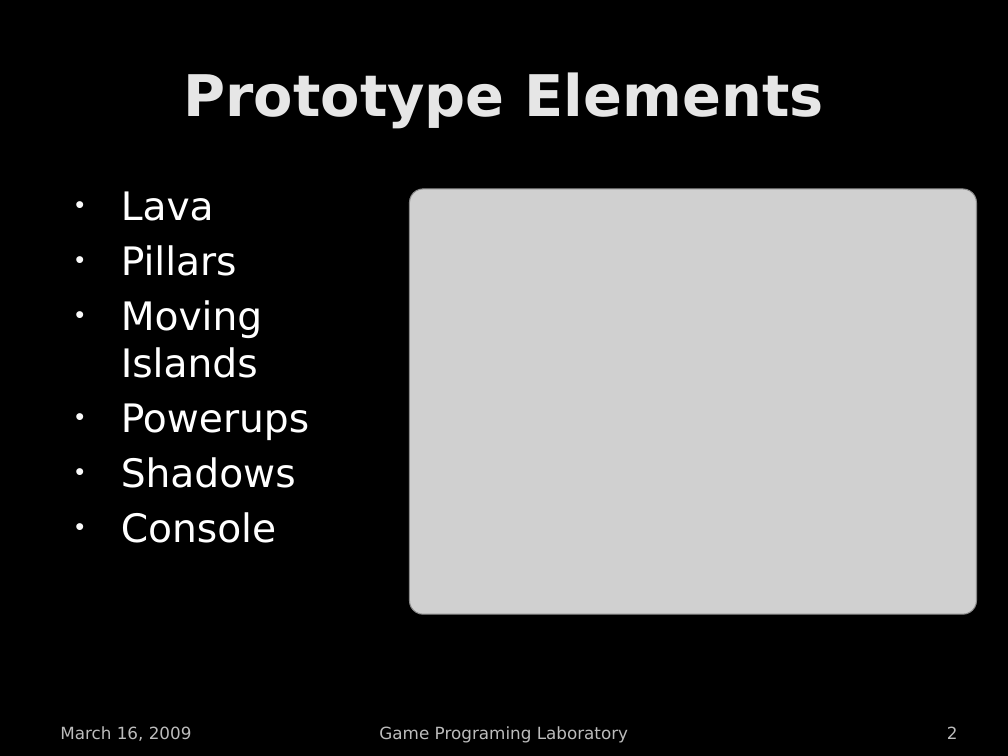
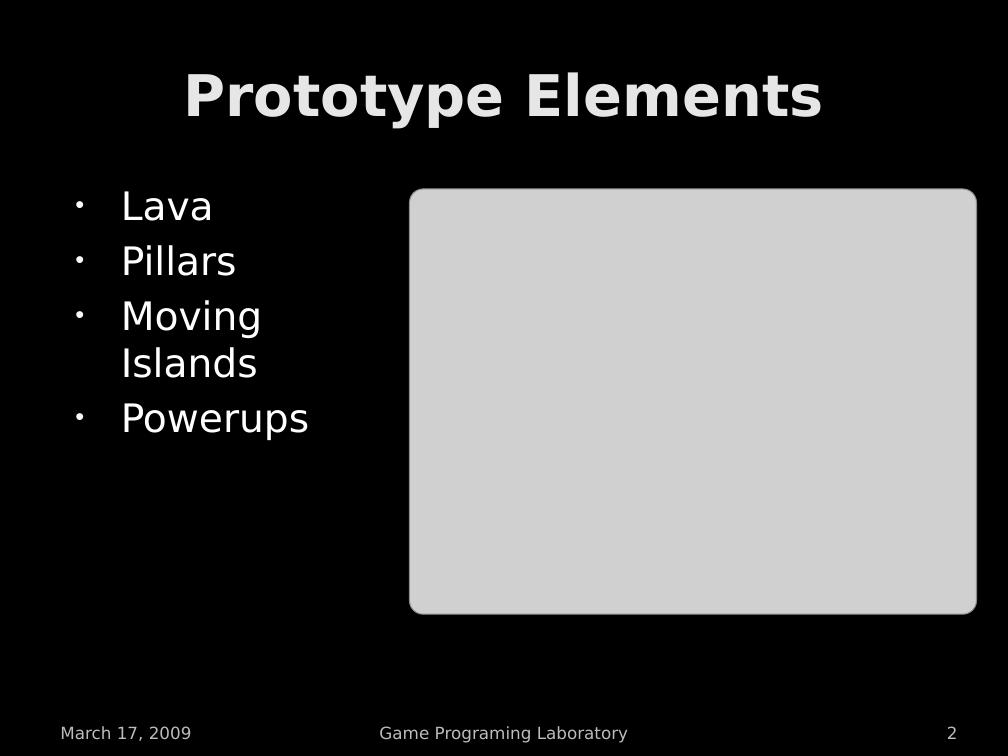
Before and after one commit to cfo82/Magmageddon, a slide deck: slide 2 of documentation/prototype presentation.pptx. Drawn at 1008x756 pixels with LibreOffice and Linux fonts; fonts in the diff are those of the drawing; grey boxes stand for pictures; background and template pictures are left out. Boxes give left, top, right and bottom in pixels: in the first picture for what was removed or moved away, otherwise in the second. Text is boxed around its words. In the diff, an @@ line names an element or a change of style, - is before the commit and + after.

Commit message:
removed shadow and console

```diff
--- a/documentation/prototype presentation.pptx
+++ b/documentation/prototype presentation.pptx
@@ text at <box>121,457,296,543</box>: paragraphs removed @@
-• Shadows
-• Console
@@ text at <box>60,726,192,741</box>: text changed @@
-March 16, 2009
+March 17, 2009
```
Also in this commit, not shown: 2 other slides changed.
